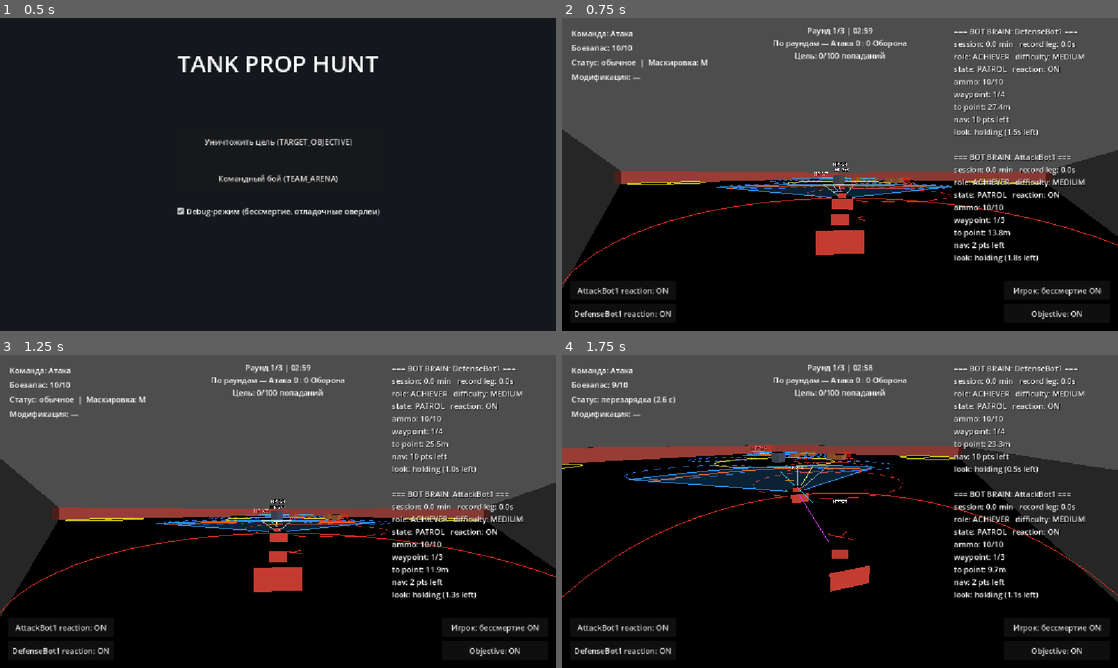
Above: before the commit, frames 1-4 (two rows, left to right).
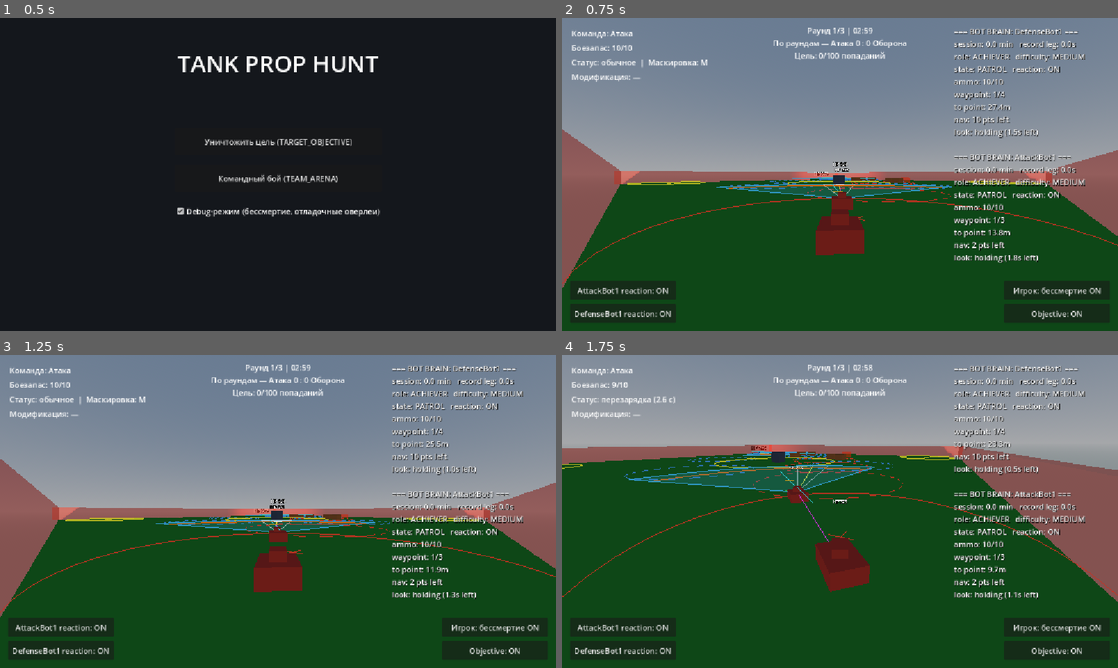
Above: after the commit, the same moments.

Repository: Imadakara/Tanks-Props
Game: Godot game, scene res://scenes/main_menu/MainMenu.tscn
The game is run twice, just before and just after one commit, with the same random seed, the same clock (stepped at 60 frames per second) and the same inputs.
Inputs (mouse positions are in pixels of both pictures, inside the frame that each line leads up to):
- Up to frame 1 (0.5 s): no input
- Up to frame 2 (0.75 s): click "Уничтожить цель (TARGET_OBJEC…" at 0.5 s
- Up to frame 3 (1.25 s): no input
- Up to frame 4 (1.75 s): tap Enter at 1.25 s; move the mouse to (867, 511) at 1.27 s; press the mouse at (867, 511) at 1.28 s; hold W (move_forward) from 1.28 s (still down)

Frame 1 is identical in both runs. In frame 2, 96% of the frame differs, in the area x 0-100%, y 0-100%; in frame 3, 96%; in frame 4, 96%.

Commit message:
global lightning

Diff:
--- a/scenes/maps/TargetObjectiveMap.tscn
+++ b/scenes/maps/TargetObjectiveMap.tscn
@@ -11,6 +11,7 @@
 [ext_resource type="Script" path="res://scenes/main/team_spawner.gd" id="10_spawn"]
 [ext_resource type="PackedScene" path="res://scenes/obstacles/Obstacle.tscn" id="11_obst"]
 [ext_resource type="PackedScene" path="res://scenes/obstacles/HazardZone.tscn" id="12_haz"]
+[ext_resource type="Environment" path="res://scenes/maps/sky_environment.tres" id="13_env"]
 
 [sub_resource type="NavigationMesh" id="NavigationMesh_2uusy"]
 vertices = PackedVector3Array(-10.75, 0.5, -23, -8.25, 0.5, -23.25, -7.75, 0.5, -24.5, -6, 0.5, -34.75, -6, 0.5, -24.75 …(1045 unchanged characters)…
@@ -44,9 +45,13 @@
 final_stage_enabled = false
 map_border_enabled = true
 
+[node name="WorldEnvironment" type="WorldEnvironment" parent="." unique_id=1900000001]
+environment = ExtResource("13_env")
+
 [node name="Sun" type="DirectionalLight3D" parent="." unique_id=2025781862]
 transform = Transform3D(0.70710677, 0, 0.70710677, 0.49999997, 0.70710677, -0.49999997, -0.49999997, 0.70710677, 0.49999997, 0, 0, 0)
-light_energy = 1.2
+light_energy = 1.4
+shadow_enabled = true
 
 [node name="PlayerTank" type="CharacterBody3D" parent="." unique_id=677005994 instance=ExtResource("1_b63ln")]
 transform = Transform3D(0.72427344, 0, 0.68951285, 0, 1, 0, -0.68951285, 0, 0.72427344, 27.250923, 0.00013023149, 28.624733)
--- a/scenes/maps/TeamArenaMap.tscn
+++ b/scenes/maps/TeamArenaMap.tscn
@@ -10,6 +10,7 @@
 [ext_resource type="Script" path="res://scenes/main/team_spawner.gd" id="10_spawn"]
 [ext_resource type="PackedScene" path="res://scenes/obstacles/Obstacle.tscn" id="11_obst"]
 [ext_resource type="PackedScene" path="res://scenes/obstacles/HazardZone.tscn" id="12_haz"]
+[ext_resource type="Environment" path="res://scenes/maps/sky_environment.tres" id="13_env"]
 
 [sub_resource type="NavigationMesh" id="NavigationMesh_2uusy"]
 vertices = PackedVector3Array(-10.75, 0.5, -23, -8.25, 0.5, -23.25, -7.75, 0.5, -24.5, -6, 0.5, -34.75, -6, 0.5, -24.75 …(2269 unchanged characters)…
@@ -34,9 +35,13 @@
 final_stage_enabled = true
 map_border_enabled = true
 
+[node name="WorldEnvironment" type="WorldEnvironment" parent="." unique_id=1900000001]
+environment = ExtResource("13_env")
+
 [node name="Sun" type="DirectionalLight3D" parent="." unique_id=2025781862]
 transform = Transform3D(0.70710677, 0, 0.70710677, 0.49999997, 0.70710677, -0.49999997, -0.49999997, 0.70710677, 0.49999997, 0, 0, 0)
-light_energy = 1.2
+light_energy = 1.4
+shadow_enabled = true
 
 [node name="PlayerTank" type="CharacterBody3D" parent="." unique_id=677005994 instance=ExtResource("1_b63ln")]
 transform = Transform3D(0.59450376, 0, 0.8040928, 0, 1, 0, -0.8040928, 0, 0.59450376, 34.94561, 0.00013023149, 25.836939)
--- /dev/null
+++ b/scenes/maps/sky_environment.tres
@@ -0,0 +1,17 @@
+[gd_resource type="Environment" load_steps=3 format=3]
+
+[sub_resource type="ProceduralSkyMaterial" id="ProceduralSkyMaterial_sky"]
+sky_horizon_color = Color(0.64625, 0.65575, 0.67075, 1)
+ground_bottom_color = Color(0.5, 0.54, 0.55, 1)
+ground_horizon_color = Color(0.64625, 0.65575, 0.67075, 1)
+
+[sub_resource type="Sky" id="Sky_main"]
+sky_material = SubResource("ProceduralSkyMaterial_sky")
+
+[resource]
+background_mode = 2
+sky = SubResource("Sky_main")
+ambient_light_source = 3
+ambient_light_energy = 1.0
+tonemap_mode = 2
+tonemap_white = 6.0
